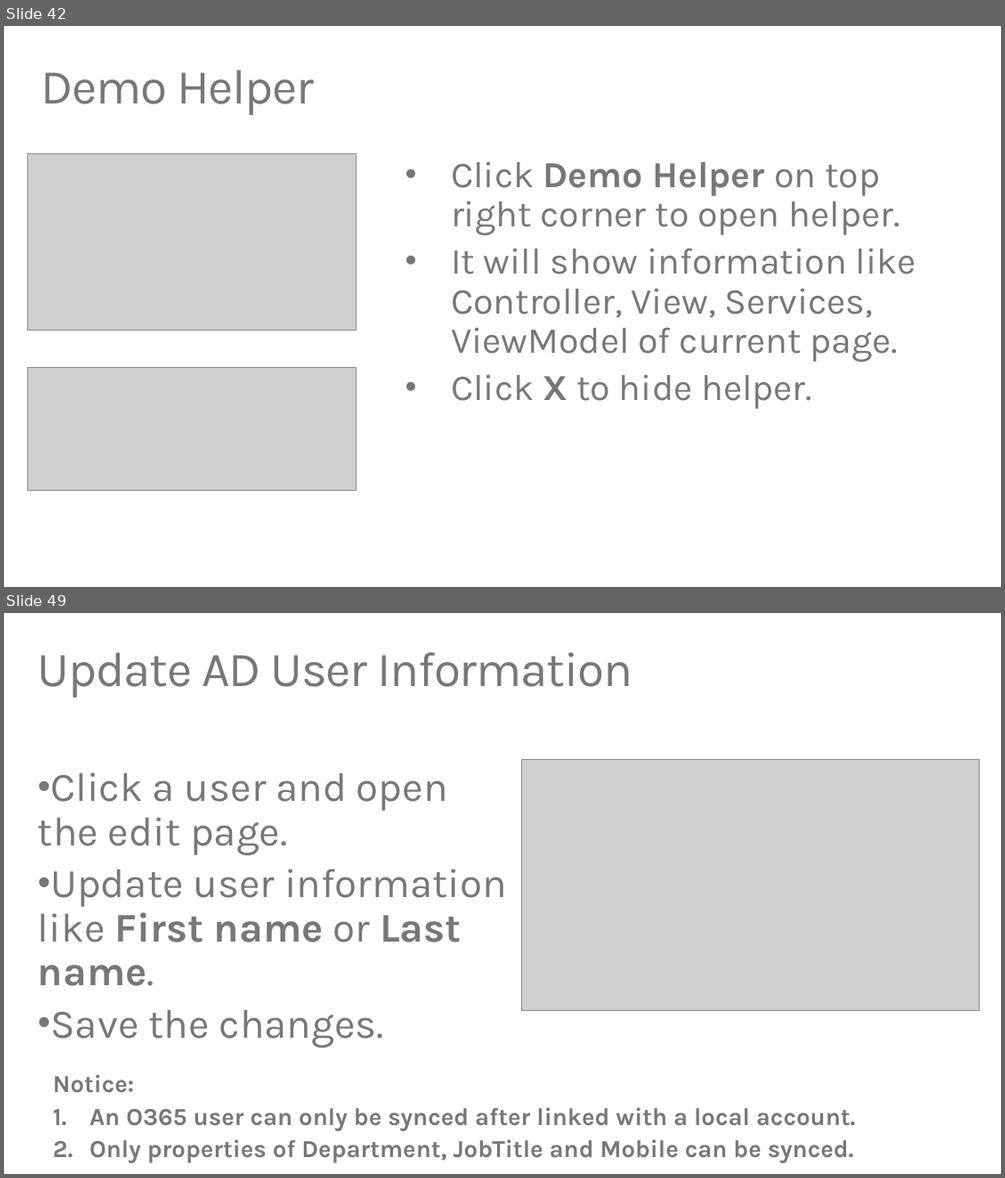
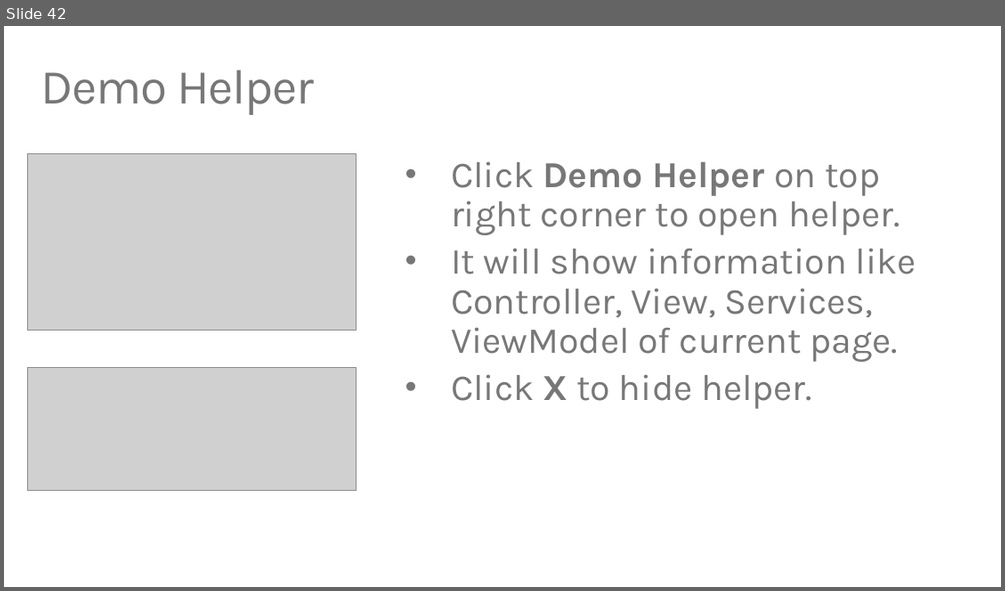
Before and after one commit to TylerLu/EDUGraphAPI-Angular, a slide deck: EDU GRAPH-API Demo Script.pptx. Shown one above the other, each under a label of ours: slides 42 and 49 before the commit, slide 42 after it; the slides between them are not shown. The pictures are 1005x1178 and 1005x591 pixels, drawn with LibreOffice and Linux fonts; fonts in the diff are those of the drawing; grey boxes stand for pictures. Boxes give left, top, right and bottom in pixels: in the first picture for what was removed or moved away, otherwise in the second. Text is boxed around its words. In the diff, an @@ line names an element or a change of style, - is before the commit and + after.

```diff
--- a/EDU GRAPH-API Demo Script.pptx
+++ b/EDU GRAPH-API Demo Script.pptx
@@ slide 49 removed at [4, 613, 1001, 1174], background #FFFFFF @@
@@ title removed at [38, 652, 632, 698] @@
-Update AD User Information
@@ text removed at [38, 772, 507, 1047] @@
-• Click a user and open the edit page.
-• Update user information like First name or Last name.
-• Save the changes.
@@ picture removed at [521, 759, 979, 1010] @@
@@ text removed at [53, 1074, 856, 1163] @@
-Notice:
-1. An O365 user can only be synced after linked with a local account.
-2. Only properties of Department, JobTitle and Mobile can be synced.
```
Also in this commit, not shown: 7 other slides removed, 9 other files.
